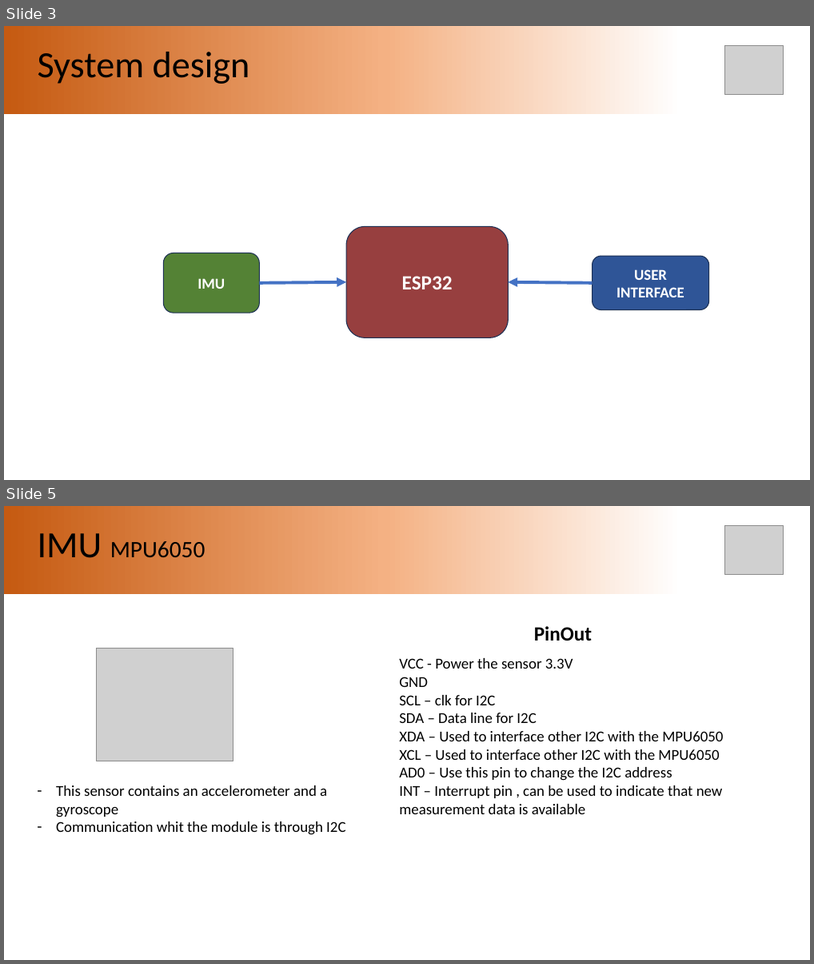
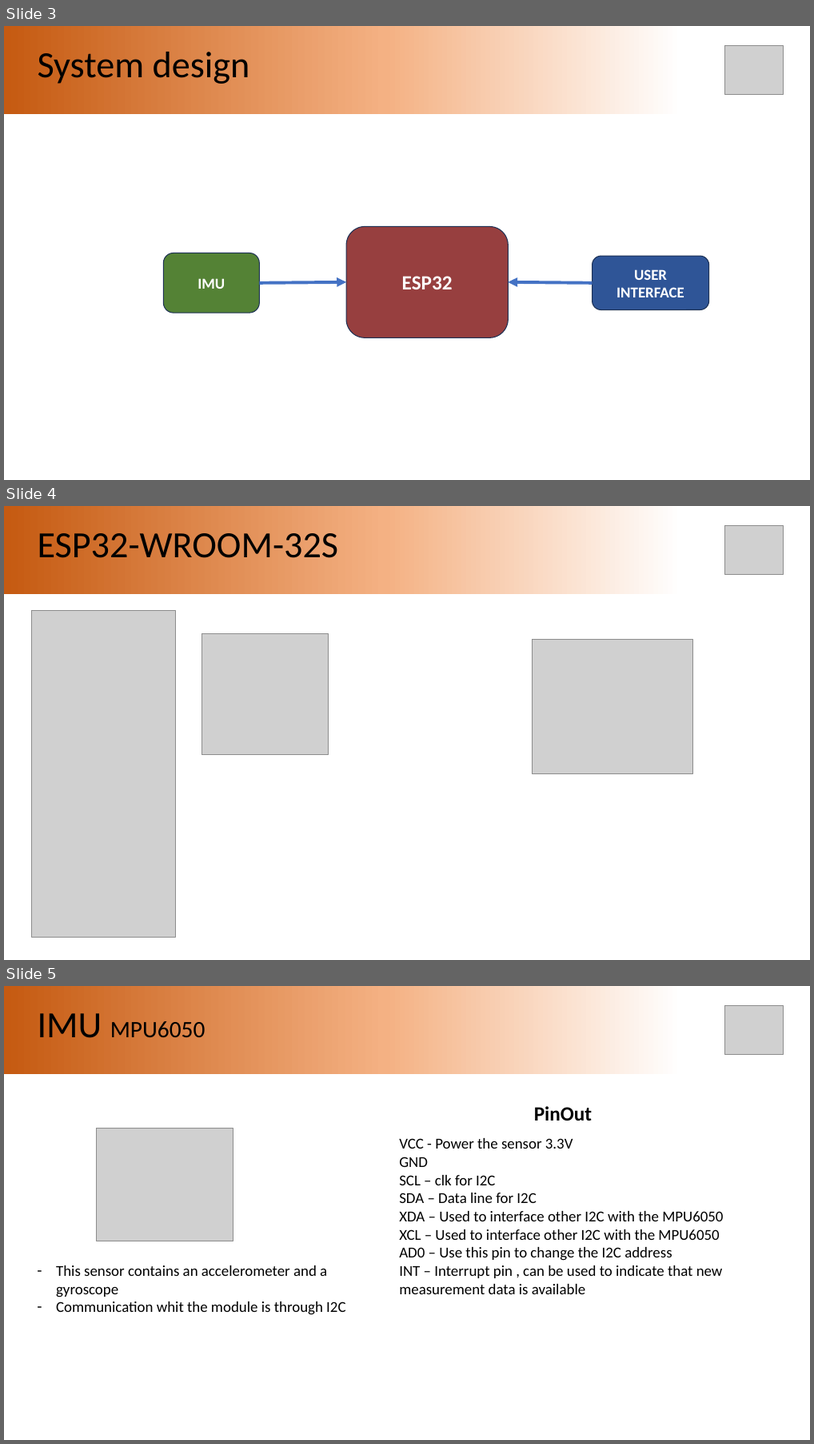
Before and after one commit to xuxusims2000/Motorbike_inclination, a slide deck: Motorbike inclination.pptx. Shown one above the other, each under a label of ours: slides 3 and 5 before the commit, slides 3, 4 and 5 after it; the slides between them are not shown. The pictures are 814x964 and 814x1444 pixels, drawn with LibreOffice and Linux fonts; fonts in the diff are those of the drawing; grey boxes stand for pictures. Boxes give left, top, right and bottom in pixels: in the first picture for what was removed or moved away, otherwise in the second. Text is boxed around its words. In the diff, an @@ line names an element or a change of style, - is before the commit and + after.

```diff
--- a/Motorbike inclination.pptx
+++ b/Motorbike inclination.pptx
@@ slide 4 added at bbox=[4, 506, 810, 960], background #FFFFFF @@
@@ rectangle added at bbox=[4, 506, 710, 594], fill gradient #C55A11 to #F4B183 to #FFFFFF @@
@@ title added at bbox=[38, 527, 339, 567], 44 pt, text #000000 @@
+ESP32-WROOM-32S
@@ picture added at bbox=[725, 526, 783, 574] @@
@@ picture added at bbox=[31, 611, 175, 936] @@
@@ picture added at bbox=[202, 634, 328, 755] @@
@@ picture added at bbox=[533, 639, 693, 773] @@
```
Also in this commit, not shown: 1 other slide added, 1 slide removed, 1 other file.
